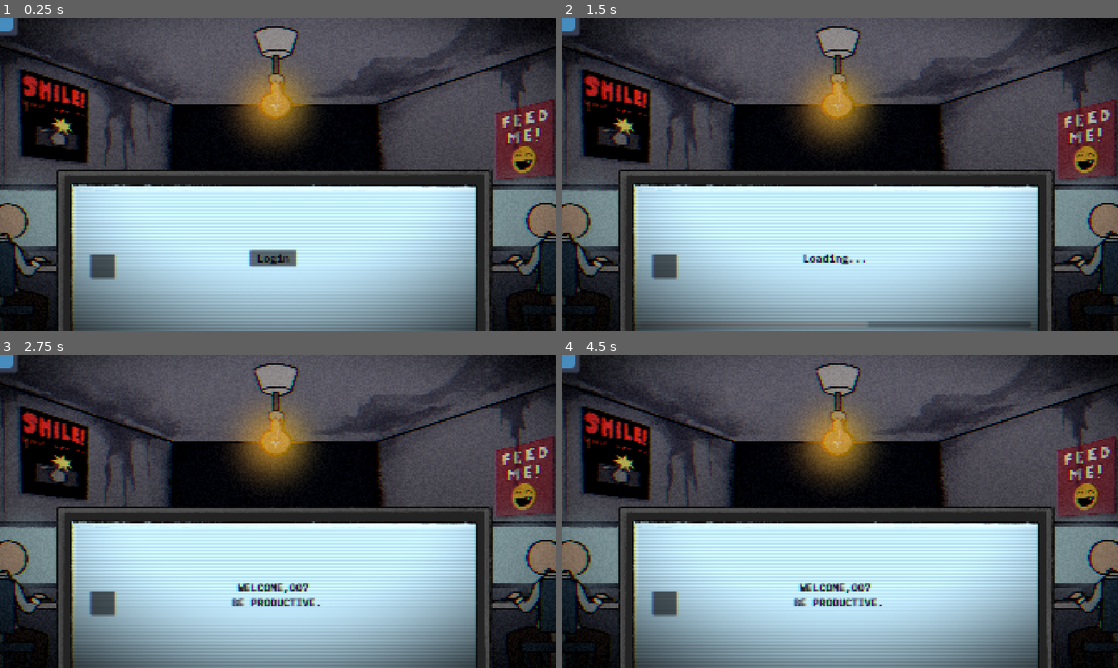
Above: before the commit, frames 1-4 (two rows, left to right).
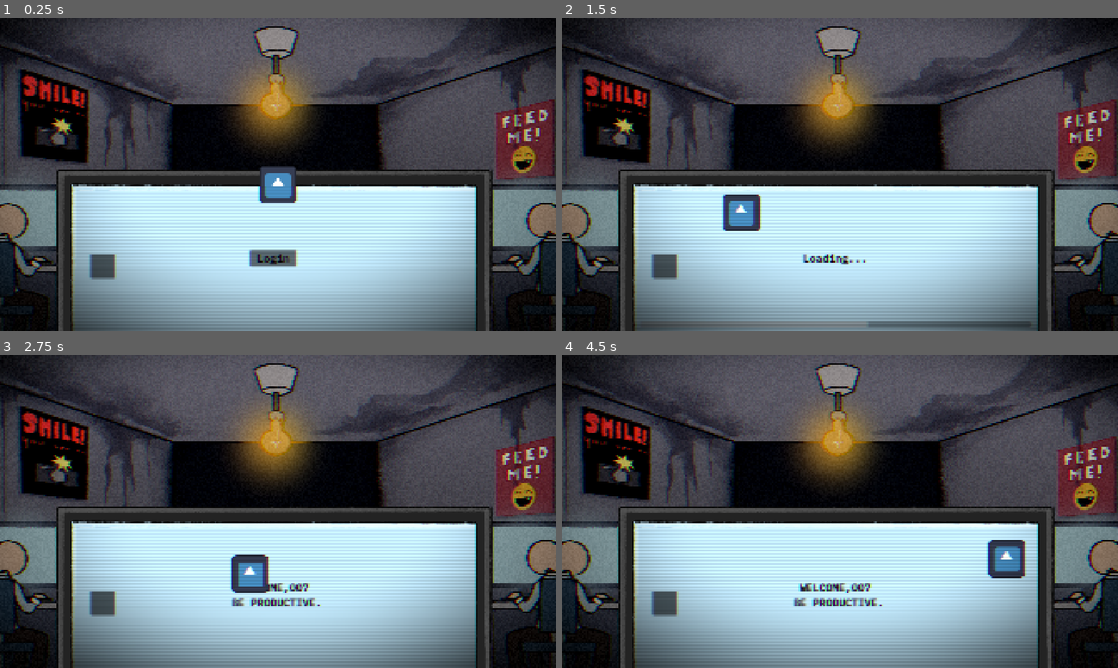
Above: after the commit, the same moments.

Repository: robfischer2187/AI-Slop
Game: Godot game, scene res://scenes/Main.tscn
Same seed, same stepped clock (60 frames per second), same inputs: the game is played once before the commit and once after it. The engine's default icon, where the game draws it, is replaced by a stand-in: a white triangle on a blue panel in a dark square.
Inputs (mouse positions are in pixels of both pictures, inside the frame that each line leads up to):
- Up to frame 1 (0.25 s): no input
- Up to frame 2 (1.5 s): click "Login" at 0.5 s; drag from (662, 265) to (895, 105) at 1.27 s
- Up to frame 3 (2.75 s): drag from (166, 527) to (250, 574) at 2.02 s
- Up to frame 4 (4.5 s): tap Enter at 2.75, 4.25 s; move the mouse to (895, 442) at 2.77 s; click (895, 442) at 2.92 s; tap Space at 3.5 s; drag from (812, 574) to (673, 464) at 3.52 s; move the mouse to (1006, 558) at 4.27 s; click (1006, 558) at 4.42 s

The runs differ from the first frame. In frame 1, 0.9% of the frame differs, in the area x 0-54%, y 0-60%; in frame 2, 1.0%; in frame 3, 1.0%; in frame 4, 1.0%, in the area x 0-84%, y 0-72%.

Commit message:
Added cool sounds

Diff:
--- a/ai-slop/scripts/draggable_item.gd
+++ b/ai-slop/scripts/draggable_item.gd
@@ -1,6 +1,8 @@
 extends Control
 
 @export var item_name: String = "DOGS"
+@export var texture_path: String = ""
+@export var is_correct: bool = false
 
 var dragging: bool = false
 var offset: Vector2
@@ -29,7 +31,7 @@
 
 	var font = load("res://assets/fonts/IBMPlexMono-SemiBold.ttf")
 	label.add_theme_font_override("font", font)
-	label.add_theme_font_size_override("font_size", 18)
+	label.add_theme_font_size_override("font_size", 24)
 
 	label.modulate = Color(0, 0, 0)
 	label.size = size
@@ -41,10 +43,13 @@
 
 func setup_image():
 	var tex = $TextureRect
-	tex.texture = preload("res://icon.svg")
+
+	if texture_path != "":
+		tex.texture = load(texture_path)
+
 	tex.expand_mode = TextureRect.EXPAND_IGNORE_SIZE
 	tex.stretch_mode = TextureRect.STRETCH_KEEP_ASPECT_CENTERED
-	tex.custom_minimum_size = Vector2(64, 64)
+	tex.custom_minimum_size = Vector2(72, 72)
 	tex.size = size
 	tex.mouse_filter = Control.MOUSE_FILTER_IGNORE
 
--- a/ai-slop/scripts/input_slot.gd
+++ b/ai-slop/scripts/input_slot.gd
@@ -1,6 +1,4 @@
 extends Control
-
-@onready var main = get_tree().get_root().get_node("Main")
 
 func _process(_delta):
 	var hovering := false
@@ -10,23 +8,3 @@
 			hovering = true
 
 	modulate = Color(1, 1, 1) if hovering else Color(0.7, 0.7, 0.7)
-
-func _gui_input(event):
-	if event is InputEventMouseButton and not event.pressed:
-		check_for_drop()
-
-func check_for_drop():
-	for item in get_tree().get_nodes_in_group("draggable"):
-		var dist = item.global_position.distance_to(global_position)
-
-		if dist < 60:
-			await snap_and_submit(item)
-
-func snap_and_submit(item):
-	item.global_position = global_position
-	await get_tree().create_timer(0.05).timeout
-	main.submit_input(item.item_name)
-	reset_item(item)
-
-func reset_item(item):
-	item.queue_free()
--- a/ai-slop/scripts/main.gd
+++ b/ai-slop/scripts/main.gd
@@ -24,6 +24,8 @@
 var mistake_player: AudioStreamPlayer2D
 var positive_player: AudioStreamPlayer2D
 var caught_player: AudioStreamPlayer2D
+var scream_player: AudioStreamPlayer2D
+var glitch_player: AudioStreamPlayer2D
 
 var strikes: int = 0
 var task_index: int = 0
@@ -71,36 +73,24 @@
 
 var task_pool: Array = [
 	[
-		{"prompt": "FEED IT: DOGS", "correct": "DOGS"},
-		{"prompt": "FEED IT: CATS", "correct": "CATS"},
-		{"prompt": "FEED IT: FLOWERS", "correct": "FLOWERS"},
-		{"prompt": "FEED IT: SUNSETS", "correct": "SUNSETS"},
-		{"prompt": "FEED IT: HAPPY FAMILIES", "correct": "HAPPY FAMILIES"},
-		{"prompt": "FEED IT: BIRTHDAY CAKES", "correct": "BIRTHDAY CAKES"}
-	],
-	[
-		{"prompt": "FEED IT: SMILING PEOPLE", "correct": "SMILING PEOPLE"},
-		{"prompt": "FEED IT: CROWDS", "correct": "CROWDS"},
-		{"prompt": "FEED IT: OFFICE WORKERS", "correct": "OFFICE WORKERS"},
-		{"prompt": "FEED IT: LAUGHING PEOPLE", "correct": "LAUGHING PEOPLE"},
-		{"prompt": "FEED IT: PLAYGROUNDS", "correct": "PLAYGROUNDS"},
-		{"prompt": "FEED IT: FAMILY PHOTOS", "correct": "FAMILY PHOTOS"}
-	],
-	[
-		{"prompt": "FEED IT: BURNING HOUSES", "correct": "BURNING HOUSES"},
-		{"prompt": "FEED IT: WAR FOOTAGE", "correct": "WAR FOOTAGE"},
-		{"prompt": "FEED IT: RIOTS", "correct": "RIOTS"},
-		{"prompt": "FEED IT: HOSPITALS", "correct": "HOSPITALS"},
-		{"prompt": "FEED IT: PANIC", "correct": "PANIC"},
-		{"prompt": "FEED IT: ACCIDENTS", "correct": "ACCIDENTS"}
-	],
-	[
-		{"prompt": "FEED IT: SCREAMING CHILDREN", "correct": "SCREAMING CHILDREN"},
-		{"prompt": "FEED IT: HUMAN FEAR", "correct": "HUMAN FEAR"},
-		{"prompt": "FEED IT: DESPERATION", "correct": "DESPERATION"},
-		{"prompt": "FEED IT: LAST WORDS", "correct": "LAST WORDS"},
-		{"prompt": "FEED IT: THE ONES WHO RAN", "correct": "THE ONES WHO RAN"},
-		{"prompt": "FEED IT: EVERYTHING LEFT OF THEM", "correct": "EVERYTHING LEFT OF THEM"}
+		{
+			"prompt": "FEED IT: HAPPINESS",
+			"correct": "HAPPINESS",
+			"correct_texture": "res://assets/art/AI GAME ICON happiness.png",
+			"wrong_texture": "res://assets/art/AI GAME ICON happiness2.png"
+		},
+		{
+			"prompt": "FEED IT: HUGS",
+			"correct": "HUGS",
+			"correct_texture": "res://assets/art/AI GAME ICON hug.png",
+			"wrong_texture": "res://assets/art/AI GAME ICON hug2.png"
+		},
+		{
+			"prompt": "FEED IT: PUPPIES",
+			"correct": "PUPPIES",
+			"correct_texture": "res://assets/art/AI GAME ICON puppy.png",
+			"wrong_texture": "res://assets/art/AI GAME ICON puppy2.png"
+		}
 	]
 ]
 
@@ -120,6 +110,13 @@
 	caught_player = AudioStreamPlayer2D.new()
 	caught_player.stream = preload("res://assets/sounds/boss-watching.mp3")
 	$AudioManager.add_child(caught_player)
+
+	scream_player = AudioStreamPlayer2D.new()
+	scream_player.stream = preload("res://assets/sounds/scream.mp3")
+	$AudioManager.add_child(scream_player)
+
+	glitch_player = AudioStreamPlayer2D.new()
+	$AudioManager.add_child(glitch_player)
 
 func _on_startup_finished(_support_forced: bool) -> void:
 	set_process(true)
@@ -230,7 +227,7 @@
 	mistakes_label.text = "MISTAKES: " + str(sabotage_score)
 	progress_label.text = "FED: " + str(ai_score)
 
-func submit_input(input_name: String) -> void:
+func submit_input(item) -> void:
 	if not game_running:
 		return
 
@@ -239,7 +236,11 @@
 
 	input_locked = true
 
-	if input_name == current_task["correct"]:
+	var correct_name = current_task["correct"]
+	var is_texture_correct = not item.texture_path.get_file().contains("2")
+	var is_actually_correct = item.item_name == correct_name and is_texture_correct
+
+	if is_actually_correct:
 		ai_score += 1
 		positive_player.play()
 		suspicion = max(suspicion - 0.1, 0)
@@ -371,6 +372,8 @@
 
 	await alastor_glitch_transition()
 
+	play_glitch_sound()
+
 	is_being_watched = false
 
 	restore_walk_state()
@@ -488,6 +491,8 @@
 
 	await alastor_glitch_transition()
 
+	play_glitch_sound()
+
 	walking_right = !walking_right
 	restore_walk_state()
 	alastor_anim.speed_scale = randf_range(0.12, 0.22)
@@ -504,6 +509,9 @@
 
 	for i in range(steps):
 		var t = float(i) / steps
+
+		if randf() < 0.3:
+			play_glitch_sound()
 
 		var shake_x = lerp(4.0, 18.0, t)
 		var shake_y = lerp(3.0, 14.0, t)
@@ -647,7 +655,6 @@
 	].pick_random())
 
 func alastor_glitch_transition():
-
 	alastor_glitching_visual = true
 
 	var intensity = lerp(4, 10, suspicion)
@@ -655,6 +662,9 @@
 	var original_rot = alastor_sprite_base_rotation
 
 	for i in range(int(intensity)):
+		if randf() < 0.25:
+			play_glitch_sound()
+
 		alastor_sprite.position = original_pos + Vector2(
 			randf_range(-12, 12),
 			randf_range(-10, 10)
@@ -675,6 +685,8 @@
 	alastor_sprite.position = original_pos
 	alastor_sprite.rotation_degrees = original_rot
 
+	play_glitch_sound()
+
 	alastor_glitching_visual = false
 
 func alastor_micro_glitch():
@@ -722,6 +734,29 @@
 
 func start_neutral_meltdown():
 	meltdown_active = true
+
+	# BASE SCREAM (loud)
+	scream_player.pitch_scale = randf_range(0.7, 1.2)
+	scream_player.volume_db = 10
+	scream_player.play()
+
+	# 🔴 ADDITIONAL LAYERS (desync chaos)
+	for i in range(3):
+		var extra = AudioStreamPlayer2D.new()
+		extra.stream = scream_player.stream
+		extra.pitch_scale = randf_range(0.6, 1.4)
+		extra.volume_db = randf_range(6, 12)
+		$AudioManager.add_child(extra)
+
+		await get_tree().create_timer(randf_range(0.05, 0.25)).timeout
+		extra.play()
+
+	# 🔴 RAPID BURST OVERLOAD
+	for i in range(4):
+		await get_tree().create_timer(randf_range(0.03, 0.12)).timeout
+		scream_player.stop()
+		scream_player.pitch_scale = randf_range(0.5, 1.5)
+		scream_player.play()
 
 	alastor_root.visible = true
 	alastor_anim.stop()
@@ -985,21 +1020,38 @@
 	horror_mat.set_shader_parameter("flicker_strength", 0.01 + suspicion * 0.05)
 
 func spawn_items():
-	var spawn_count = randi_range(2, 4)
+	var spawn_count = randi_range(3, 5)
 
 	var phase = get_current_phase()
 	var pool = task_pool[phase]
+
 	var correct_name = current_task["correct"]
+	var correct_texture = current_task["correct_texture"]
+	var wrong_texture = current_task["wrong_texture"]
 
 	for i in range(spawn_count):
 		var item = draggable_scene.instantiate()
 
-		var is_correct = randf() < 0.3
-
-		if is_correct:
+		var roll = randf()
+
+		if roll < 0.25:
 			item.item_name = correct_name
+			item.texture_path = correct_texture
+			item.is_correct = true
+		elif roll < 0.5:
+			item.item_name = correct_name
+			item.texture_path = wrong_texture
+			item.is_correct = false
 		else:
-			item.item_name = pool.pick_random()["correct"]
+			var random_task = pool.pick_random()
+			item.item_name = random_task["correct"]
+
+			if randf() < 0.5:
+				item.texture_path = random_task["correct_texture"]
+			else:
+				item.texture_path = random_task["wrong_texture"]
+
+			item.is_correct = false
 
 		item.position = get_random_spawn_position()
 		draggable_items.add_child(item)
@@ -1038,5 +1090,20 @@
 
 	if slot_rect.has_point(item_center):
 		item.global_position = slot.global_position + slot.size * 0.5 - item.size * 0.5
-		submit_input(item.item_name)
+		submit_input(item)
 		item.queue_free()
+
+func play_glitch_sound():
+	var sounds = [
+		preload("res://assets/sounds/glitch.mp3"),
+		preload("res://assets/sounds/glitch2.mp3"),
+		preload("res://assets/sounds/glitch3.mp3")
+	]
+
+	glitch_player.stop()
+	glitch_player.stream = sounds.pick_random()
+
+	glitch_player.pitch_scale = randf_range(1.8, 2.2)
+	glitch_player.volume_db = randf_range(4, 10)
+
+	glitch_player.play()
--- a/ai-slop/scripts/startupflow.gd
+++ b/ai-slop/scripts/startupflow.gd
@@ -29,6 +29,12 @@
 	else get_parent() as Control
 )
 
+@onready var cursor_blocker: Control = get_node_or_null("../CursorBlockerArea")
+@onready var fake_cursor: Sprite2D = get_node_or_null("../../../FakeCursor")
+
+var virtual_mouse_pos: Vector2
+var free_mouse := false
+
 signal startup_finished(support_forced: bool)
 
 var click_player: AudioStreamPlayer
@@ -66,6 +72,13 @@
 	click_player.stream = preload("res://assets/sounds/mouse-click.mp3")
 	add_child(click_player)
 
+	init_virtual_mouse()
+	Input.set_mouse_mode(Input.MOUSE_MODE_HIDDEN)
+	set_process(true)
+
+func _process(_delta):
+	update_virtual_mouse()
+	fake_cursor.global_position = virtual_mouse_pos
 
 func _validate_nodes_or_abort() -> void:
 	var missing: Array[String] = []
@@ -222,7 +235,23 @@
 
 	support_prompt.popup(Rect2i(pos, dlg_size))
 
-
 func _finish_startup() -> void:
 	print("Startup complete. support_forced=", support_forced)
 	startup_finished.emit(support_forced)
+
+
+func init_virtual_mouse():
+	var rect = cursor_blocker.get_global_rect()
+	virtual_mouse_pos = rect.position + rect.size * 0.5
+	virtual_mouse_pos.y += rect.size.y * 0.1
+
+func update_virtual_mouse():
+	if free_mouse:
+		virtual_mouse_pos = get_global_mouse_position()
+		return
+
+	var rect = cursor_blocker.get_global_rect()
+	var real = get_global_mouse_position()
+
+	virtual_mouse_pos.x = clamp(real.x, rect.position.x, rect.end.x)
+	virtual_mouse_pos.y = clamp(real.y, rect.position.y, rect.end.y)
Not shown, added: ai-slop/assets/sounds/glitch.mp3.import
Not shown, added: ai-slop/assets/sounds/glitch2.mp3.import
Not shown, added: ai-slop/assets/sounds/glitch3.mp3.import
Not shown, added: ai-slop/assets/sounds/scream.mp3.import
Not shown, added: ai-slop/assets/sounds/glitch.mp3
Not shown, added: ai-slop/assets/sounds/glitch2.mp3
Not shown, added: ai-slop/assets/sounds/glitch3.mp3
Not shown, added: ai-slop/assets/sounds/scream.mp3
